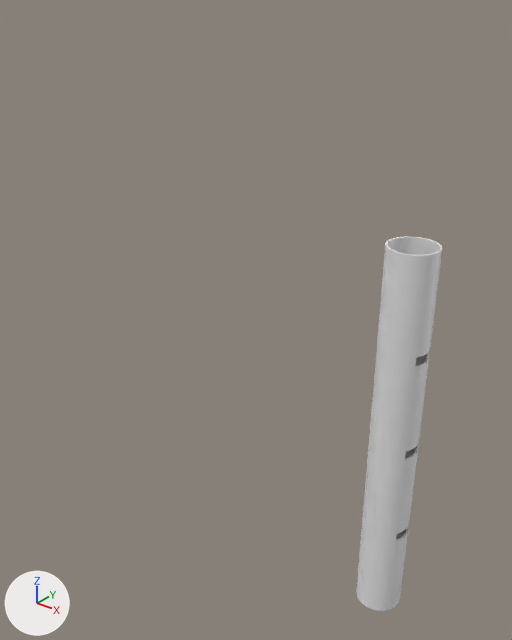
An edit to the glTF model assets/tubotest.glb, drawn before and after from the same camera.
Camera for both pictures: a 50 mm camera at (1.25, -2.63, 2.02) aimed at (-0.76, -0.11, 0.46). The lights are fixed; the arrows at lower left show +X, +Y and +Z. Materials are left out; every surface is plain grey. Where no turn or scale is listed for an object, it has been applied to the vertices.
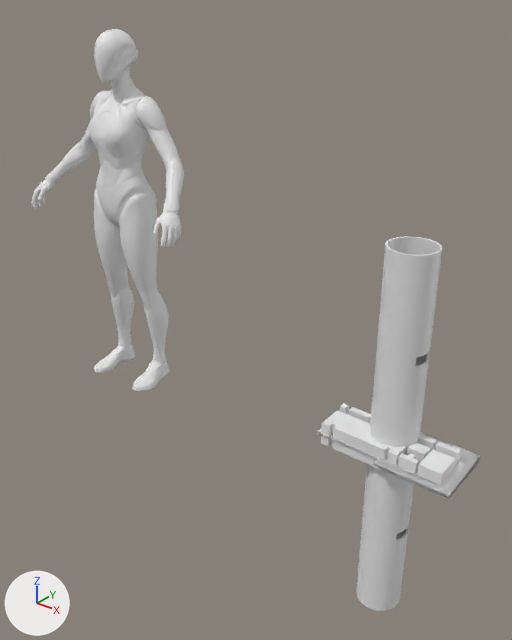
Where the newer file only moved an object's origin or applied its transform, the numbers keep the older frame.

The edits, one by one:
Mesh me_skm_quinn_001 is new.
It has 43642 vertices, 87280 faces and spans x -0.52..0.52, y -0.25..0.11, z 0.0..1.8.
Mesh me_cube_001 is new.
It has 192 vertices, 344 faces and spans x -0.318..0.317, y -0.152..0.049, z -0.068..0.067.
Mesh me_cube_004 is new.
It has 6978 vertices, 13992 faces and spans x -0.344..0.344, y -0.159..0.058, z -0.016..0.014.
Mesh me_cube_124 is new.
It has 945 vertices, 1926 faces and spans x -0.344..0.344, y -0.159..0.058, z -0.017..0.015.
Mesh me_cube_123 is new.
It has 83 vertices, 140 faces and spans x 0.0..0.378, y -0.189..0.137, z -0.026..0.014.
Mesh me_cube_002 is new.
It has 308 vertices, 652 faces and spans x -0.344..0.344, y -0.159..0.058, z -0.017..0.015.
Object 'SKM_Quinn.001' (ob_skm_quinn_001) is new; it shows me_skm_quinn_001.
Its location is (-1.474, -0.261, 0.0).
Object 'Plate_low.001' (ob_plate_low_001) is new; it shows me_cube_001.
Its location is (0.0, 0.0, 0.0).
Object 'Plate_low.003' (ob_plate_low_003) is new; it shows me_cube_004.
Its location is (0.0, 0.0, 0.0).
Object 'Plate_high' (ob_plate_high) is new; it shows me_cube_124.
Its location is (0.0, 0.0, 0.0).
Object 'KeyboardBase_high' (ob_keyboardbase_high) is new; it shows me_cube_123.
Its location is (0.0, 0.0, 0.0).
Object 'Plate_low' (ob_plate_low) is new; it shows me_cube_002.
Its location is (0.0, 0.0, 0.0).

Boxes [x1, y1, x2, y2] around the edits, measured in the pictures (512 x 640 px):
'SKM_Quinn.001', added
    after: [31, 29, 184, 391]
'Plate_low.001', added
    after: [321, 403, 462, 496]
'KeyboardBase_high', added
    after: [373, 432, 480, 498]
'Plate_low.003', added
    after: [319, 429, 464, 486]
'Plate_high', added
    after: [318, 430, 466, 488]
'Plate_low', added
    after: [316, 410, 465, 487]
